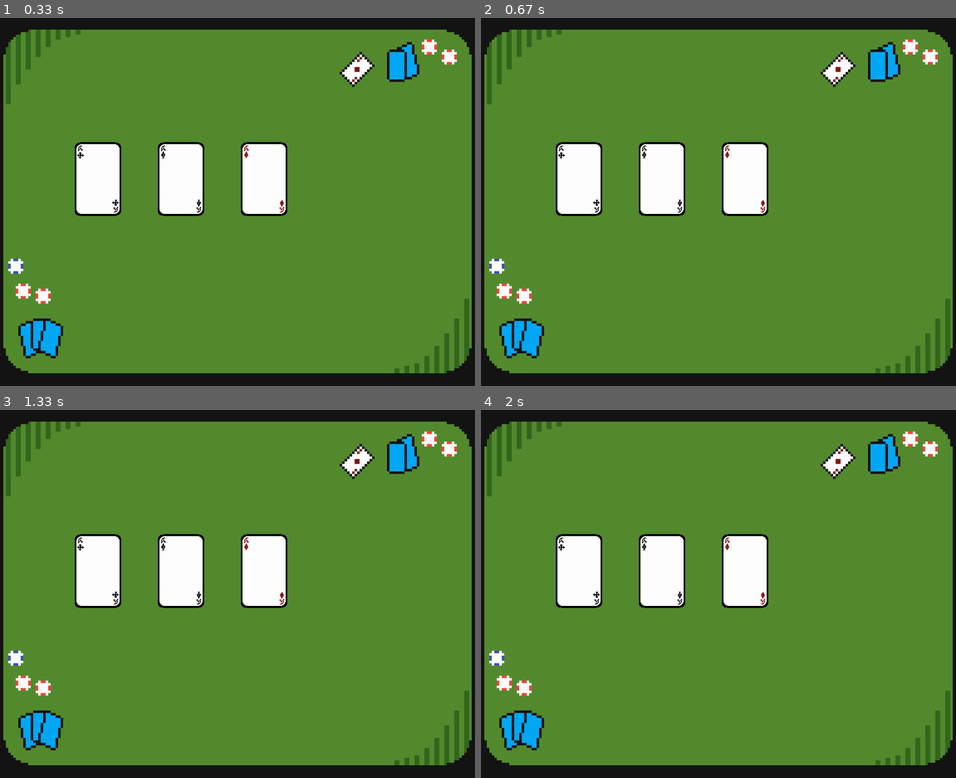
Above: before the commit, frames 1-4 (two rows, left to right).
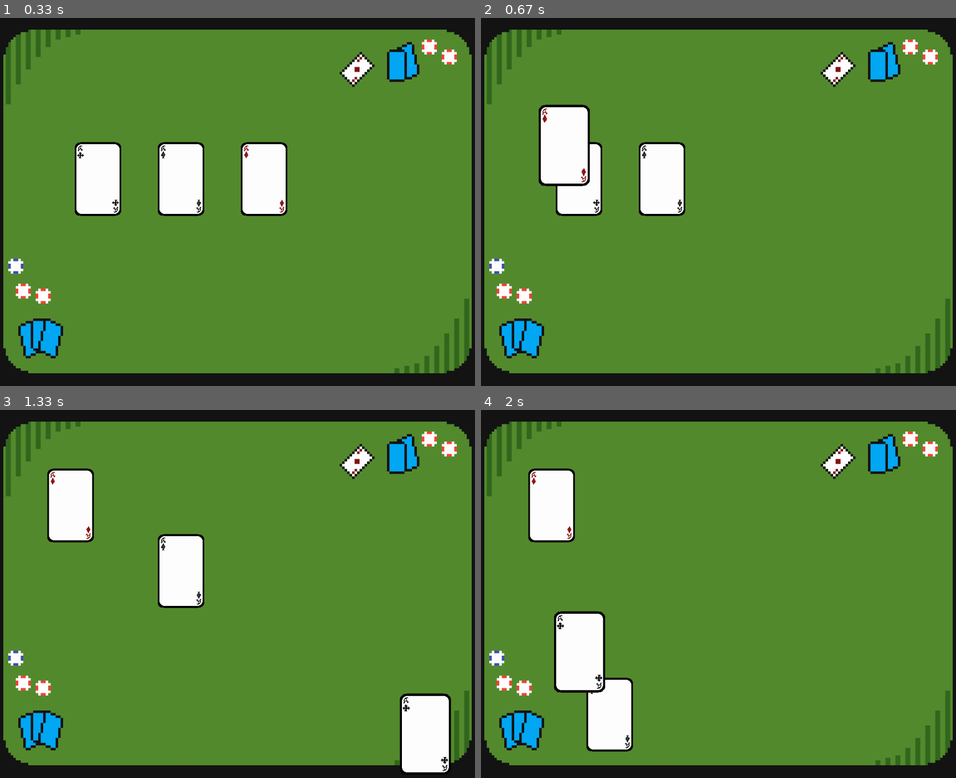
Above: after the commit, the same moments.

Repository: etooley77/pygame-card-game-engine
Game: pygame game, started from main.py
Same seed, same stepped clock (60 frames per second), same inputs: the game is played once before the commit and once after it.
Inputs (mouse positions are in pixels of both pictures, inside the frame that each line leads up to):
- Up to frame 1 (0.33 s): no input
- Up to frame 2 (0.67 s): press the mouse at (747, 179) at 0.37 s; move the mouse to (652, 161) at 0.47 s; release the mouse at (561, 146) at 0.6 s
- Up to frame 3 (1.33 s): press the mouse at (80, 538) at 0.7 s; move the mouse to (76, 520) at 0.8 s; release the mouse at (71, 505) at 0.93 s; press the mouse at (99, 571) at 1.03 s; move the mouse to (261, 652) at 1.13 s; release the mouse at (427, 733) at 1.27 s
- Up to frame 4 (2 s): press the mouse at (661, 571) at 1.37 s; move the mouse to (637, 641) at 1.47 s; release the mouse at (609, 715) at 1.6 s; press the mouse at (908, 733) at 1.7 s; move the mouse to (742, 693) at 1.8 s; release the mouse at (580, 652) at 1.93 s

Frame 1 is identical in both runs. In frame 2, 3.7% of the frame differs, in the area x 12-61%, y 23-54%; in frame 3, 8.1%; in frame 4, 12%, in the area x 9-61%, y 15-93%.

Commit message:
card no longer detaches from mouse on rapid movement

Diff:
--- a/engine/cards/card.py
+++ b/engine/cards/card.py
@@ -29,7 +29,7 @@
 		self.draggable_rect = Rect(0, 0, self.rect.width // 1.25, self.rect.height // 1.5)
 
 	def update(self, input_context):
-		hovered = self.rect.collidepoint(input_context.mouse_pos)
+		# hovered = self.rect.collidepoint(input_context.mouse_pos)
 		can_be_dragged = self.draggable_rect.collidepoint(input_context.mouse_pos)
 
 		# Set currently active and hovered cards
@@ -43,16 +43,17 @@
 
 		if self == Card.hovered:
 			self.hoverable.start_hover()
+		else:
+			self.hoverable.stop_hover()
 
+		if self == Card.active:
 			if input_context.mouse_pressed:
 				self.draggable.start_drag(input_context.mouse_pos, self.pos)
 
 			if self == Card.active and input_context.mouse_down:
 				self.pos = self.draggable.drag(input_context.mouse_pos)
-			else:
-				self.draggable.stop_drag()
 		else:
-			self.hoverable.stop_hover()
+			self.draggable.stop_drag()
 
 		# Update position
 		self.rect.topleft = self.pos
